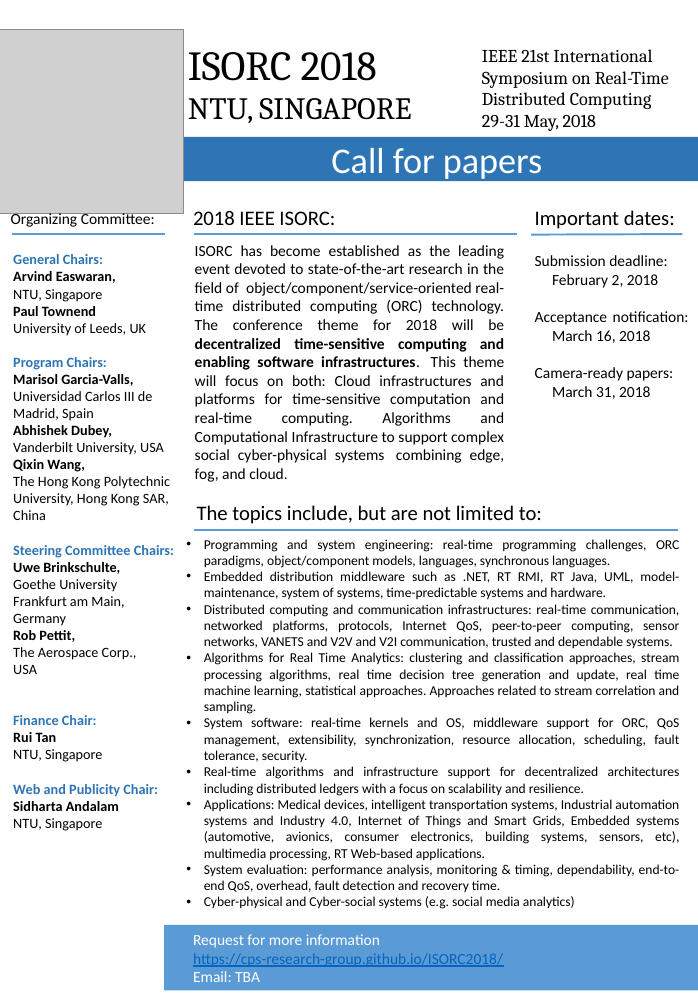
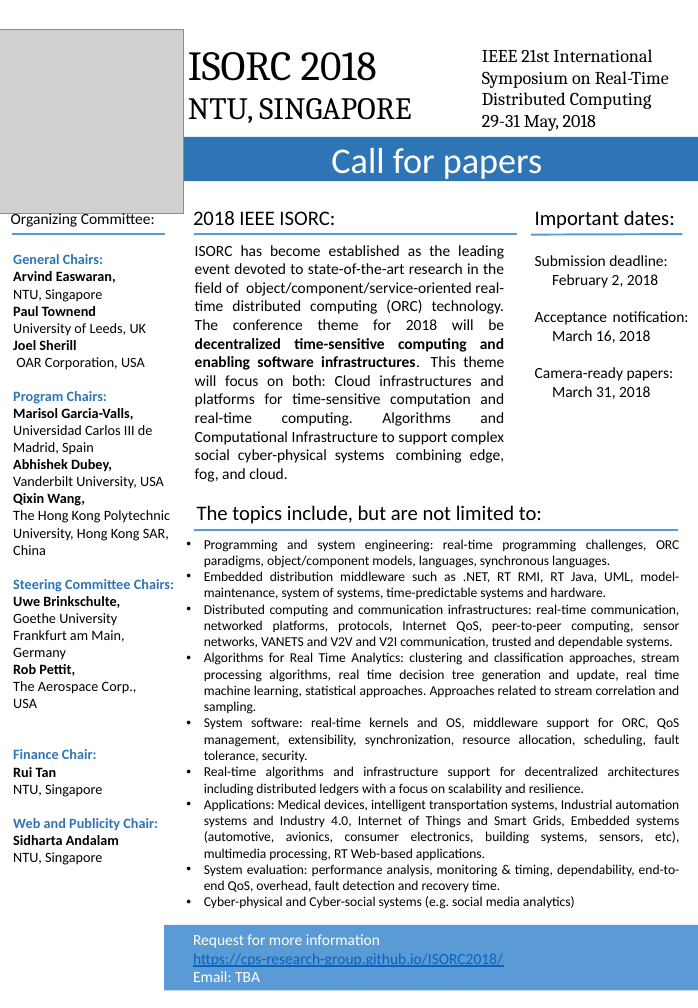
Before and after one commit to CPS-research-group/ISORC2018, a slide deck: slide 1 of resources/ISORC2018_CFP.pptx. Drawn at 698x1008 pixels with LibreOffice and Linux fonts; fonts in the diff are those of the drawing; grey boxes stand for pictures. Boxes give left, top, right and bottom in pixels: in the first picture for what was removed or moved away, otherwise in the second. Text is boxed around its words. In the diff, an @@ line names an element or a change of style, - is before the commit and + after.

```diff
--- a/resources/ISORC2018_CFP.pptx
+++ b/resources/ISORC2018_CFP.pptx
@@ text at (13,340,145,370): paragraphs added @@
+Joel Sherill
+OAR Corporation, USA
```
Also in this commit, not shown: 2 other files.
